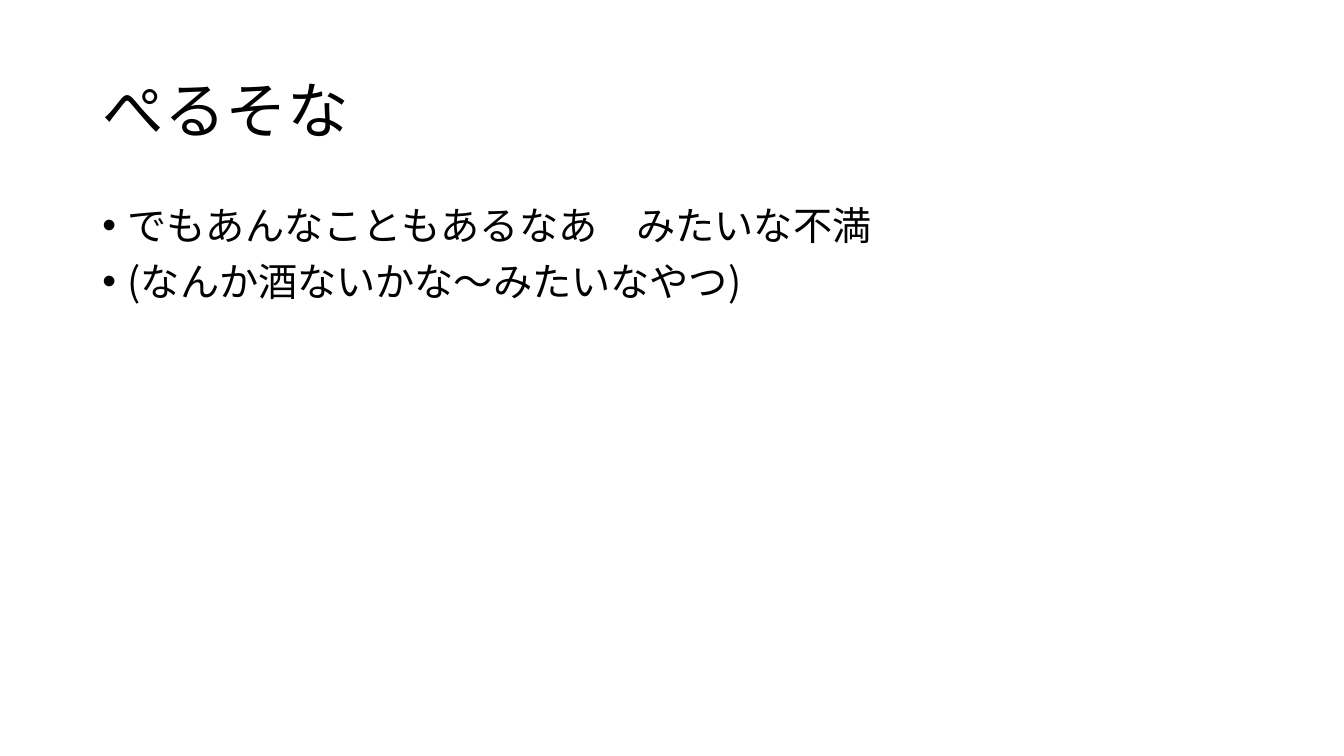
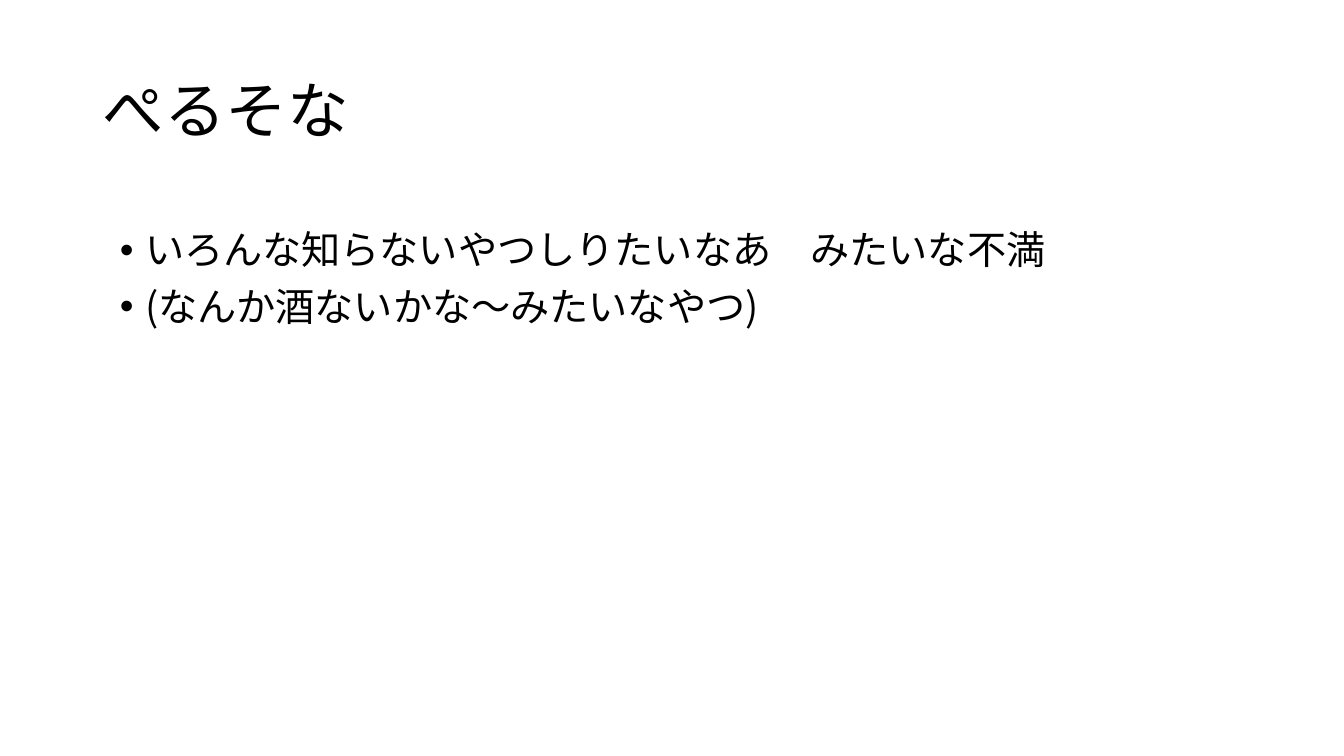
Before and after one commit to plusdojo2024/A4, a slide deck: slide 7 of doc/発表資料/発表資料.pptx (slide 6 before the commit). Drawn at 1344x756 pixels with LibreOffice and Linux fonts; fonts in the diff are those of the drawing. Boxes give left, top, right and bottom in pixels: in the first picture for what was removed or moved away, otherwise in the second. Text is boxed around its words. In the diff, an @@ line names an element or a change of style, - is before the commit and + after.

```diff
--- a/doc/発表資料/発表資料.pptx
+++ b/doc/発表資料/発表資料.pptx
@@ text "いろんな知らないやつしりたいなあ みたいな不満": place and size @@
-text "いろんな知らないやつしりたいなあ みたいな不満" at <box>128,207,872,304</box>
+text "いろんな知らないやつしりたいなあ みたいな不満" at <box>145,231,1045,329</box>
@@ text at <box>145,231,1045,267</box>: text changed @@
-• でもあんなこともあるなあ みたいな不満
+• いろんな知らないやつしりたいなあ みたいな不満
```
Also in this commit, not shown: 4 other slides changed, 8 slides added, 5 slides removed, 1 other file.
